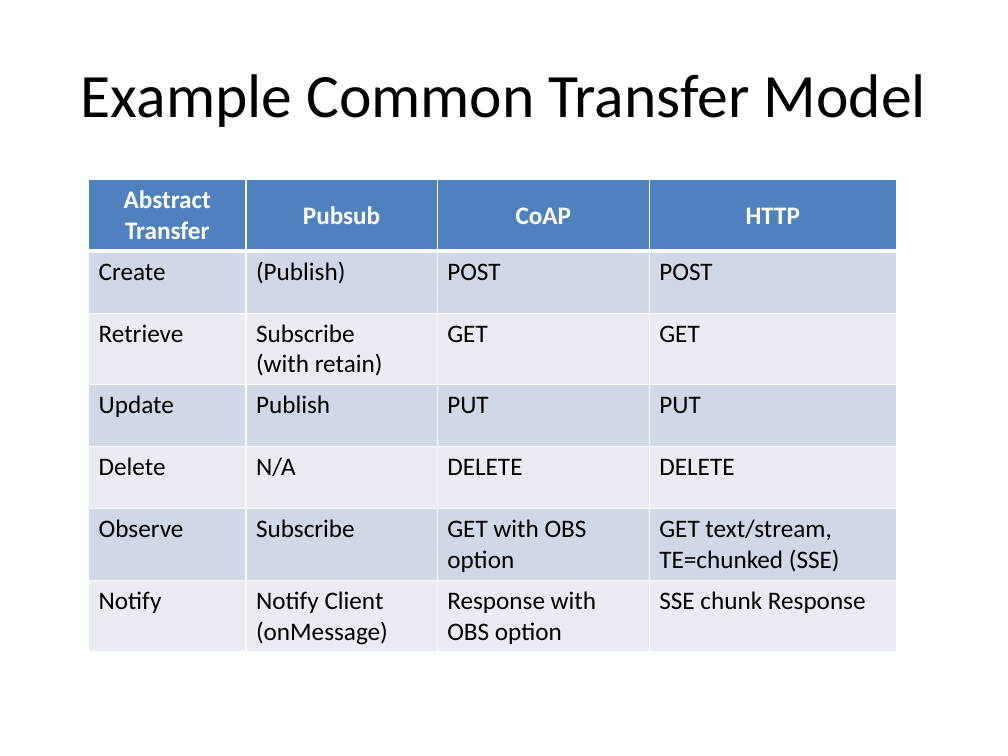
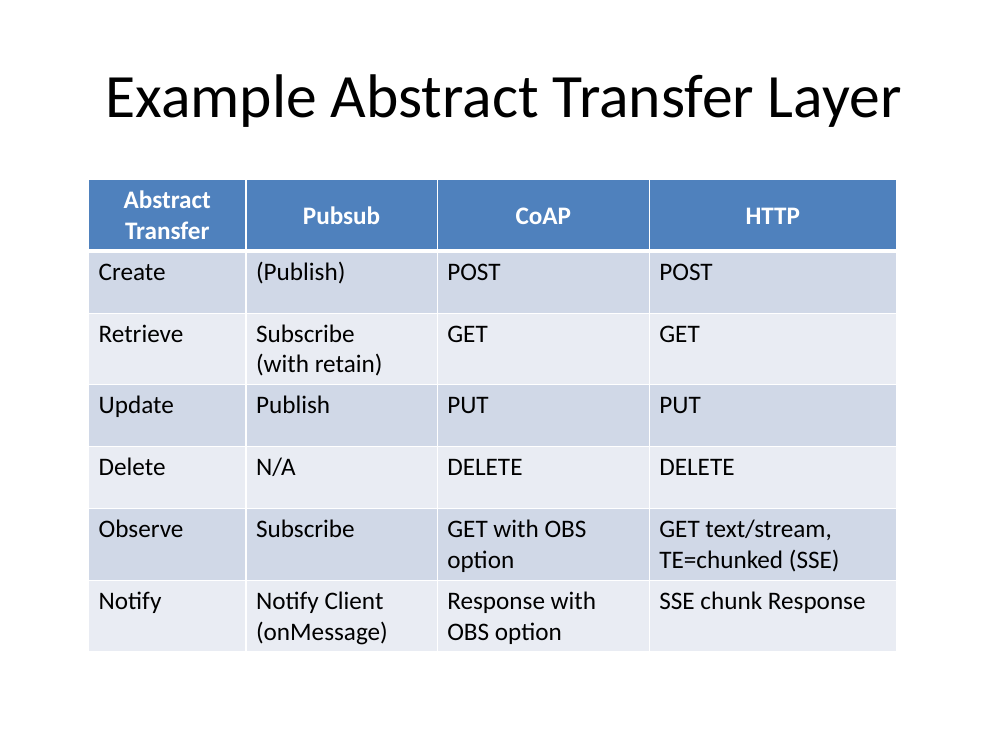
Before and after one commit to hyperstate/hyperstate-docs, a slide deck: slide 8 of wot-11may16.pptx. Drawn at 1008x756 pixels with LibreOffice and Linux fonts; fonts in the diff are those of the drawing. Boxes give left, top, right and bottom in pixels: in the first picture for what was removed or moved away, otherwise in the second. Text is boxed around its words. In the diff, an @@ line names an element or a change of style, - is before the commit and + after.

Commit message:
add pdf
pdf update of slides

```diff
--- a/wot-11may16.pptx
+++ b/wot-11may16.pptx
@@ title at [106, 74, 902, 127]: text changed @@
-Example Common Transfer Model
+Example Abstract Transfer Layer
```
Also in this commit, not shown: 1 other file.
